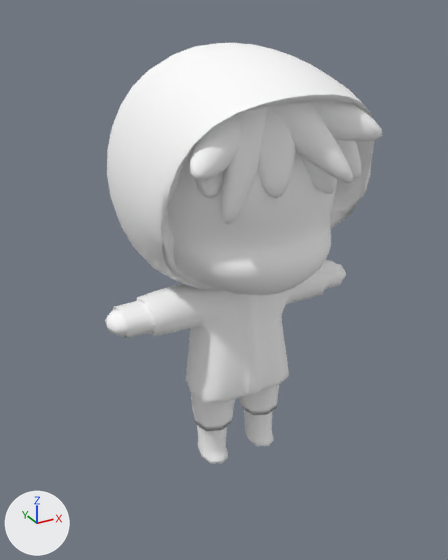
An edit to the FBX model Assets/Animations/ZendAnimations/Running.fbx, drawn before and after from the same camera.
One viewpoint serves both versions: a camera (50 mm lens) standing at (-0.835, -1.502, 1.328) and looking at (-0.115, -0.193, 0.673). Arrows for +X, +Y and +Z are at lower left; the lights stay in place. Where no turn or scale is listed for an object, it has been applied to the vertices.

The first picture shows 'Body', 'Hair'.
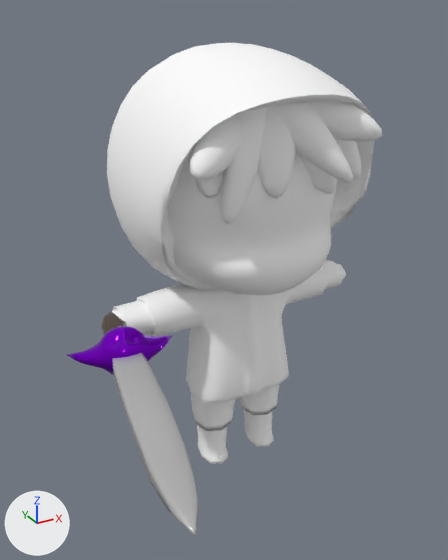
Boxes [x1, y1, x2, y2] around the edits, measured in the pictures (448 x 560 px):
'demonSword1', added: after [67, 312, 199, 537]
    faces in mat_demonsword_aistandardsurface1 (light grey #c4c4c4): [112, 353, 199, 537]
    faces in mat_demonsword_aistandardsurface2 (purple #8f00e9): [67, 326, 173, 375]
    faces in mat_demonsword_aistandardsurface3 (brown #4a392c): [101, 312, 127, 335]

The edits, one by one:
Material 'demonSword:aiStandardSurface2' (mat_demonsword_aistandardsurface2) is new.
Its base color is (0.276, 0.0, 0.814) (purple #8f00e9).
Its metallic is 0.9.
Its roughness is 0.01.
Its anisotropic is 0.45.
Material 'demonSword:aiStandardSurface1' (mat_demonsword_aistandardsurface1) is new.
Its base color is (0.55, 0.55, 0.55) (light grey #c4c4c4).
Its metallic is 0.403.
Its roughness is 0.235.
Material 'demonSword:aiStandardSurface3' (mat_demonsword_aistandardsurface3) is new.
Its base color is (0.0684, 0.0406, 0.0254) (brown #4a392c).
Its roughness is 0.1.
Mesh me_mesh_1 is new.
It has 618 vertices, 600 faces and spans x -0.094..0.177, y -0.403..0.403, z -0.061..0.062.
Faces by material slot: [116, 448, 36].
It uses material mat_demonsword_aistandardsurface1 (light grey #c4c4c4).
It uses material mat_demonsword_aistandardsurface2 (purple #8f00e9).
It uses material mat_demonsword_aistandardsurface3 (brown #4a392c).
Object 'demonSword1' (ob_demonsword1) is new; it shows me_mesh_1.
Its location is (-0.44, -0.414, 0.542).
